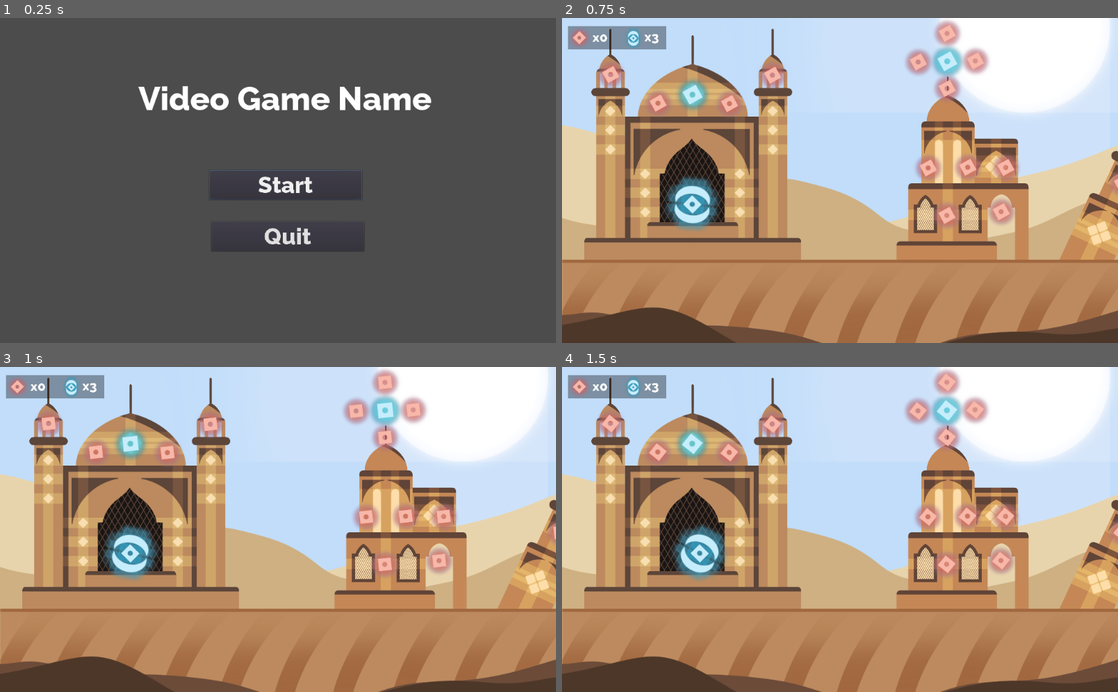
Above: before the commit, frames 1-4 (two rows, left to right).
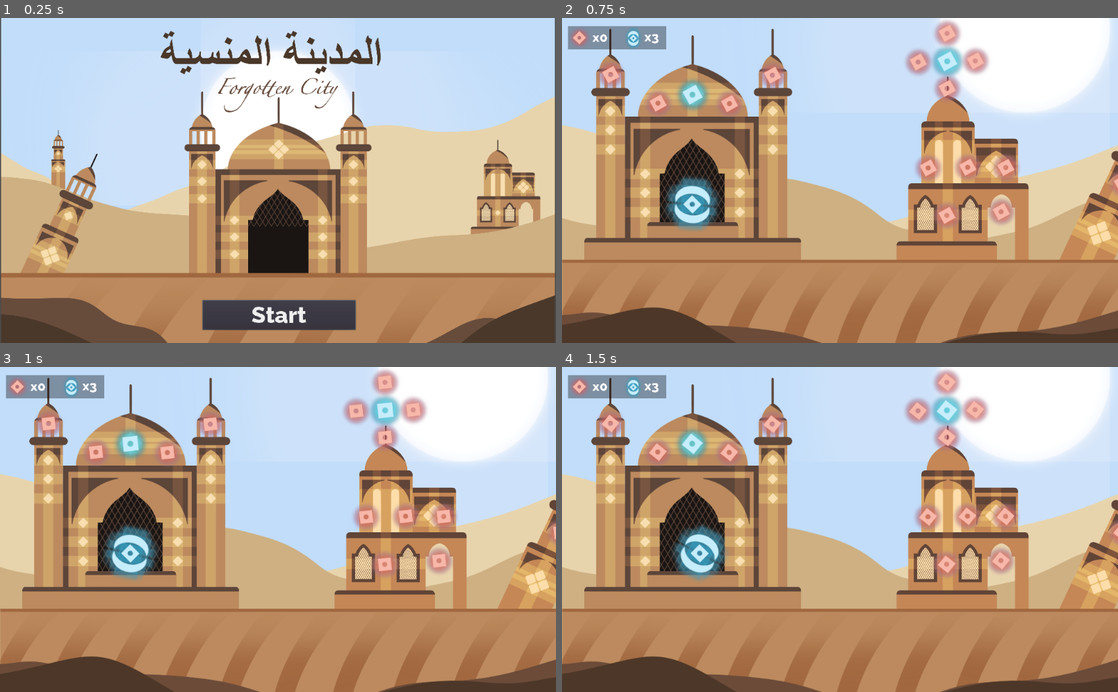
Above: after the commit, the same moments.

Repository: Craiky/csproject
Game: Godot game, scene res://Main Menu.tscn
Two runs of this game, one before a commit and one after it. Both use one fixed random seed, a clock stepped at 60 frames per second and the inputs below.
Inputs:
- Up to frame 1 (0.25 s): no input
- Up to frame 2 (0.75 s): click "Start" at 0.5 s
- Up to frame 3 (1 s): no input
- Up to frame 4 (1.5 s): hold Right (move_right) from 1.28 s (still down)

The runs differ from the first frame. In frame 1, 95% of the frame differs, in the area x 0-100%, y 0-100%; in frame 2, nothing differs; in frame 3, nothing differs; in frame 4, nothing differs.

Commit message:
main menu

Diff:
--- a/Main Menu.tscn
+++ b/Main Menu.tscn
@@ -1,7 +1,8 @@
-[gd_scene load_steps=3 format=2]
+[gd_scene load_steps=4 format=2]
 
 [ext_resource path="res://Ressources/new_dynamicfont.tres" type="DynamicFont" id=1]
 [ext_resource path="res://UI/Menu.gd" type="Script" id=2]
+[ext_resource path="res://Untitled_Artwork 10.png" type="Texture" id=3]
 
 [node name="Control" type="Control"]
 anchor_right = 1.0
@@ -12,34 +13,20 @@
 margin_bottom = -2.0
 script = ExtResource( 2 )
 
-[node name="Label" type="Label" parent="."]
-margin_left = 253.0
-margin_top = 115.0
-margin_right = 793.0
-margin_bottom = 187.0
-custom_fonts/font = ExtResource( 1 )
-text = "Video Game Name"
-align = 1
+[node name="TextureRect" type="TextureRect" parent="."]
+margin_top = -65.0
+margin_right = 4000.0
+margin_bottom = 2935.0
+rect_scale = Vector2( 0.255016, 0.255016 )
+texture = ExtResource( 3 )
 
 [node name="Button2" type="Button" parent="."]
-margin_left = 383.0
-margin_top = 283.0
-margin_right = 786.0
-margin_bottom = 361.0
+margin_left = 371.0
+margin_top = 523.0
+margin_right = 774.0
+margin_bottom = 601.0
 rect_scale = Vector2( 0.7, 0.7 )
-focus_neighbour_top = NodePath("../Button")
 custom_fonts/font = ExtResource( 1 )
 text = "Start"
 
-[node name="Button" type="Button" parent="."]
-margin_left = 387.0
-margin_top = 378.0
-margin_right = 790.0
-margin_bottom = 456.0
-rect_scale = Vector2( 0.7, 0.7 )
-focus_neighbour_bottom = NodePath("../Button2")
-custom_fonts/font = ExtResource( 1 )
-text = "Quit"
-
 [connection signal="pressed" from="Button2" to="." method="_on_Button2_pressed"]
-[connection signal="pressed" from="Button" to="." method="_on_Button_pressed"]
